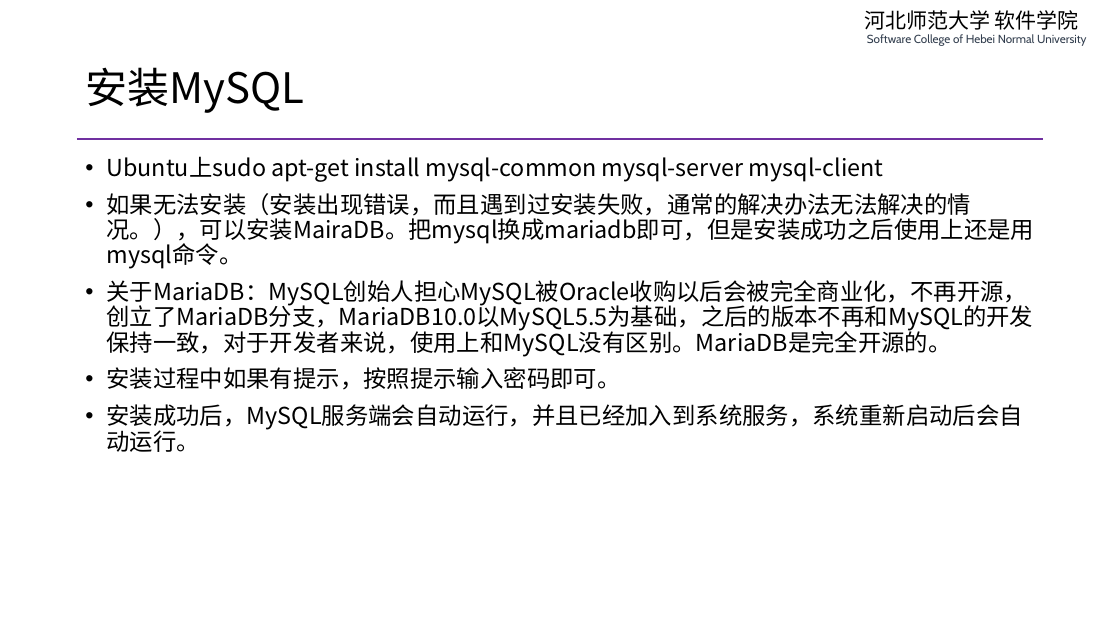
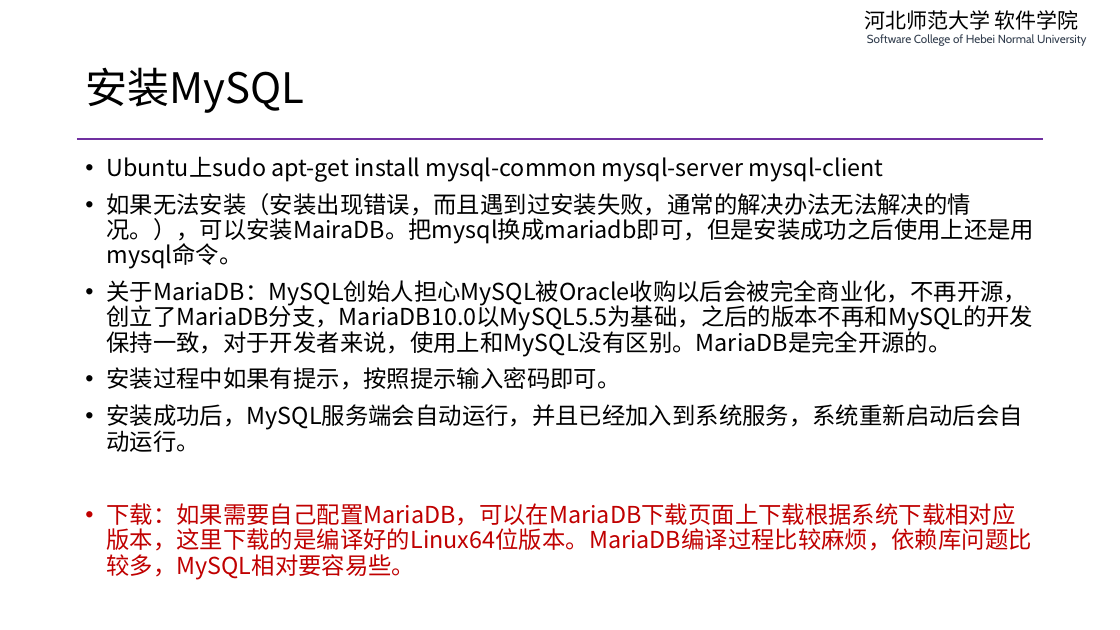
Before and after one commit to edu2act/course-php-serverside-development-on-linux, a slide deck: slide 4 of materials/slides/ch04-complete-lnmp.pptx. Drawn at 1120x630 pixels with LibreOffice and Linux fonts; fonts in the diff are those of the drawing. Boxes give left, top, right and bottom in pixels: in the first picture for what was removed or moved away, otherwise in the second. Text is boxed around its words. In the diff, an @@ line names an element or a change of style, - is before the commit and + after.

```diff
--- a/materials/slides/ch04-complete-lnmp.pptx
+++ b/materials/slides/ch04-complete-lnmp.pptx
@@ text at [106, 503, 1031, 580]: paragraph added @@
+• 下载：如果需要自己配置MariaDB，可以在MariaDB下载页面上下载根据系统下载相对应版本，这里下载的是编译好的Linux64位版本。MariaDB编译过程比较麻烦，依赖库问题比较多，MySQL相对要容易些。
```
Also in this commit, not shown: 3 other slides changed, 1 slide added, 3 other files.
